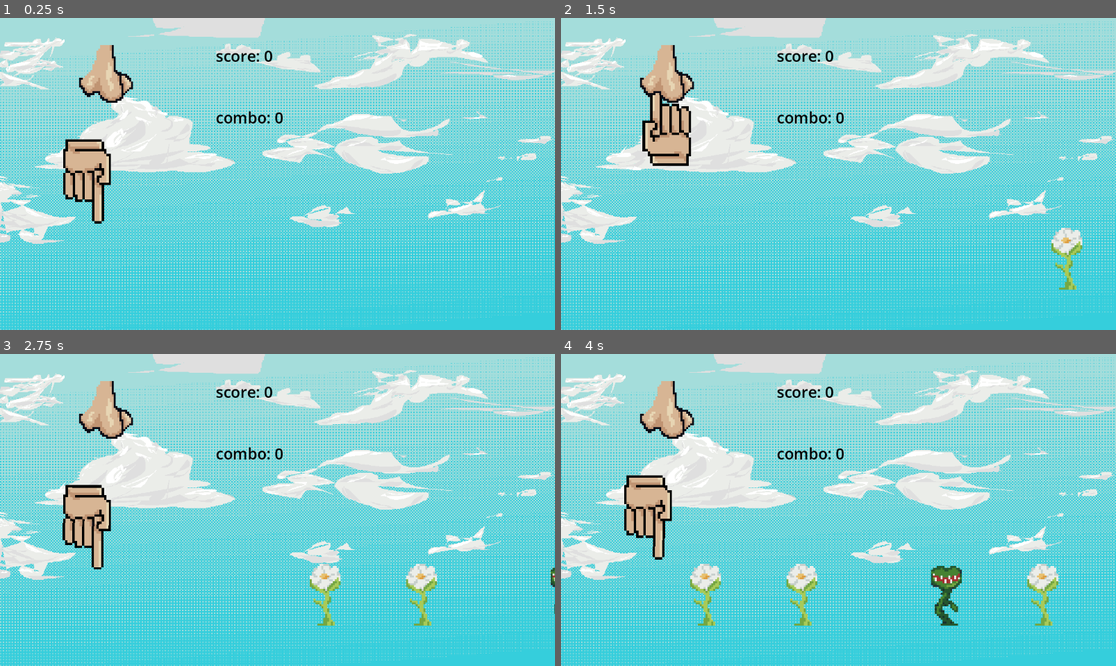
Above: before the commit, frames 1-4 (two rows, left to right).
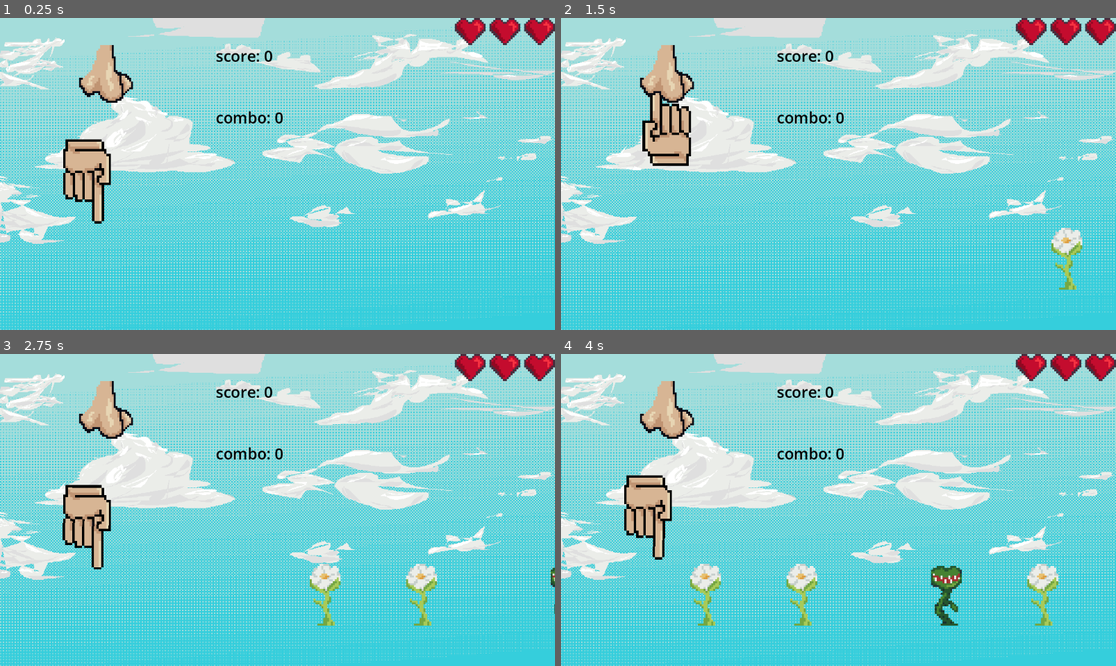
Above: after the commit, the same moments.

Repository: Lonely-Corner/SussexHackathon2026
Game: Godot game, scene res://Scenes/Main.tscn
Two runs of this game, one before a commit and one after it. Both use one fixed random seed, a clock stepped at 60 frames per second and the inputs below.
Inputs:
- Up to frame 1 (0.25 s): no input
- Up to frame 2 (1.5 s): tap Enter (enter) at 0.5, 0.6, 1.35 s
- Up to frame 3 (2.75 s): hold Space (space) from 2.03 s (still down); tap Enter (enter) at 2.3 s
- Up to frame 4 (4 s): release Space (space) at 2.78 s; tap Enter (enter) at 2.85, 3.6 s

The runs differ from the first frame. In frame 1, 1.0% of the frame differs, in the area x 81-100%, y 0-9%; in frame 2, 1.0%; in frame 3, 1.0%; in frame 4, 1.0%.

Commit message:
added hearts
Co-Authored-By: Immanuel Sounthonevichit <immansounthon@protonmail.com>

Diff:
--- /dev/null
+++ b/Scenes/HeartGUI.tscn
@@ -0,0 +1,24 @@
+[gd_scene format=3 uid="uid://iv5nyxcegys"]
+
+[ext_resource type="Texture2D" uid="uid://b66c2p32pyhiu" path="res://Assets/heart spritesheet.png" id="1_35lpt"]
+[ext_resource type="Script" uid="uid://i6vn3ui66xdn" path="res://Scripts/HeartGUI.gd" id="1_84av5"]
+
+[node name="HeartGUI" type="Panel" unique_id=555567536]
+self_modulate = Color(1, 1, 1, 0)
+custom_minimum_size = Vector2(64, 56)
+anchors_preset = 15
+anchor_right = 1.0
+anchor_bottom = 1.0
+offset_right = -1088.0
+offset_bottom = -592.0
+grow_horizontal = 2
+grow_vertical = 2
+script = ExtResource("1_84av5")
+
+[node name="Sprite2D" type="Sprite2D" parent="." unique_id=2116436423]
+texture_filter = 1
+scale = Vector2(4, 4)
+texture = ExtResource("1_35lpt")
+centered = false
+hframes = 3
+frame = 2
--- /dev/null
+++ b/Scenes/HeartsContainer.tscn
@@ -0,0 +1,13 @@
+[gd_scene format=3 uid="uid://b7akyfk27rlk7"]
+
+[ext_resource type="Script" uid="uid://dvu6x2yarkqlt" path="res://Scripts/HeartsContainer.gd" id="1_gf6nu"]
+
+[node name="HeartsContainer" type="HBoxContainer" unique_id=1392952711]
+layout_direction = 3
+anchors_preset = 15
+anchor_right = 1.0
+anchor_bottom = 1.0
+grow_horizontal = 2
+grow_vertical = 2
+theme_override_constants/separation = 8
+script = ExtResource("1_gf6nu")
--- a/Scenes/Main.tscn
+++ b/Scenes/Main.tscn
@@ -5,9 +5,11 @@
 [ext_resource type="Texture2D" uid="uid://c4qvasn4e0m1b" path="res://Assets/sky background.png" id="2_pbw6q"]
 [ext_resource type="PackedScene" uid="uid://bj2bgx71kx0ye" path="res://Scenes/Zone.tscn" id="3_kln2b"]
 [ext_resource type="PackedScene" uid="uid://djlwl0f2hg2cj" path="res://Scenes/Nose.tscn" id="4_rgh2o"]
+[ext_resource type="PackedScene" uid="uid://b7akyfk27rlk7" path="res://Scenes/HeartsContainer.tscn" id="6_v1gob"]
 
-[node name="Game" type="Node2D" unique_id=834624864]
+[node name="Game" type="Node2D" unique_id=834624864 node_paths=PackedStringArray("zone")]
 script = ExtResource("1_kln2b")
+zone = NodePath("Zone")
 
 [node name="TextureRect" type="TextureRect" parent="." unique_id=1835727830]
 texture_filter = 1
@@ -39,13 +41,23 @@
 position = Vector2(168.00002, 360)
 nose = NodePath("../Nose")
 
-[node name="Zone" parent="Finger" unique_id=1864424825 node_paths=PackedStringArray("nose", "finger") instance=ExtResource("3_kln2b")]
-position = Vector2(7.399994, -6.199997)
-scale = Vector2(0.19999999, 0.19999999)
-nose = NodePath("../../Nose")
-finger = NodePath("..")
+[node name="Zone" parent="." unique_id=1864424825 node_paths=PackedStringArray("nose", "finger") instance=ExtResource("3_kln2b")]
+position = Vector2(204.99998, 329)
+scale = Vector2(0.99999994, 0.99999994)
+nose = NodePath("../Nose")
+finger = NodePath("../Finger")
 
 [node name="Nose" parent="." unique_id=1370808919 node_paths=PackedStringArray("zone", "finger") instance=ExtResource("4_rgh2o")]
 position = Vector2(216, 120)
-zone = NodePath("../Finger/Zone")
+zone = NodePath("../Zone")
 finger = NodePath("../Finger")
+
+[node name="CanvasLayer" type="CanvasLayer" parent="." unique_id=1578584078]
+
+[node name="HeartsContainer" parent="CanvasLayer" unique_id=1392952711 instance=ExtResource("6_v1gob")]
+anchors_preset = 0
+anchor_right = 0.0
+anchor_bottom = 0.0
+grow_horizontal = 1
+grow_vertical = 1
+alignment = 2
--- /dev/null
+++ b/Scripts/HeartGUI.gd
@@ -0,0 +1,20 @@
+extends Panel
+
+@onready var sprite = $Sprite2D
+
+# Called when the node enters the scene tree for the first time.
+func _ready() -> void:
+	pass # Replace with function body.
+
+
+# Called every frame. 'delta' is the elapsed time since the previous frame.
+func _process(delta: float) -> void:
+	pass
+
+func update(type: int):
+	if type == 2:
+		sprite.frame = 2
+	elif type == 1:
+		sprite.frame = 1
+	else:
+		sprite.frame = 0
--- /dev/null
+++ b/Scripts/HeartsContainer.gd
@@ -0,0 +1,30 @@
+extends HBoxContainer
+
+@onready var heartGUIClass = preload("res://Scenes/HeartGUI.tscn")
+
+# Called when the node enters the scene tree for the first time.
+func _ready() -> void:
+	pass # Replace with function body.
+
+
+# Called every frame. 'delta' is the elapsed time since the previous frame.
+func _process(delta: float) -> void:
+	pass
+
+func setMaxHearts(max: int):
+	for i in range(max):
+		var heart = heartGUIClass.instantiate()
+		add_child(heart)
+
+func updateHearts(currentHealth: int):
+	var hearts = get_children()
+
+	for i in range(hearts.size()):
+		var heart_value = currentHealth - i * 2
+
+		if heart_value >= 2:
+			hearts[i].update(2) # full
+		elif heart_value == 1:
+			hearts[i].update(1) # half
+		else:
+			hearts[i].update(0) # empty
--- a/Scripts/Spawn.gd
+++ b/Scripts/Spawn.gd
@@ -1,11 +1,16 @@
 extends Node2D
 
+@export var zone = Node2D;
+
+@onready var heartsContainer = $CanvasLayer/HeartsContainer
 @export var speed = 5;
 
 var plant_instances: Array
 
 # Called when the node enters the scene tree for the first time.
 func _ready() -> void:
+	heartsContainer.setMaxHearts(3)
+
 	spawnPlant("flower", 1500)
 	spawnPlant("flower", 1700)
 	spawnPlant("weed", 2000)
@@ -19,6 +24,8 @@
 
 # Called every frame. 'delta' is the elapsed time since the previous frame.
 func _process(_delta: float) -> void:
+	heartsContainer.updateHearts(zone.currentHealth)
+
 	for i in plant_instances:
 		i.position -= Vector2(speed, 0)
 	pass
--- a/Scripts/Zone.gd
+++ b/Scripts/Zone.gd
@@ -3,10 +3,10 @@
 @export var nose = Node2D;
 @export var finger = Node2D;
 
+@export var currentHealth = 6;
 @export var combo = 0
 @export var score = 0;
 var currentPlant = null
-var currentHealth = 6;
 
 func _on_area_entered(area):
 	if area.has_method("score"):
@@ -33,7 +33,7 @@
 			currentHealth -= 2
 			combo = 0
 
-	$"../../ComboCounter".text = "combo: " + str(combo)
-	$"../../ScoreCounter".text = "score: " + str(score)
+	$"../ComboCounter".text = "combo: " + str(combo)
+	$"../ScoreCounter".text = "score: " + str(score)
 
 		#print("health = ", currentHealth)
Not shown, added: Scripts/HeartGUI.gd.uid
Not shown, added: Scripts/HeartsContainer.gd.uid
